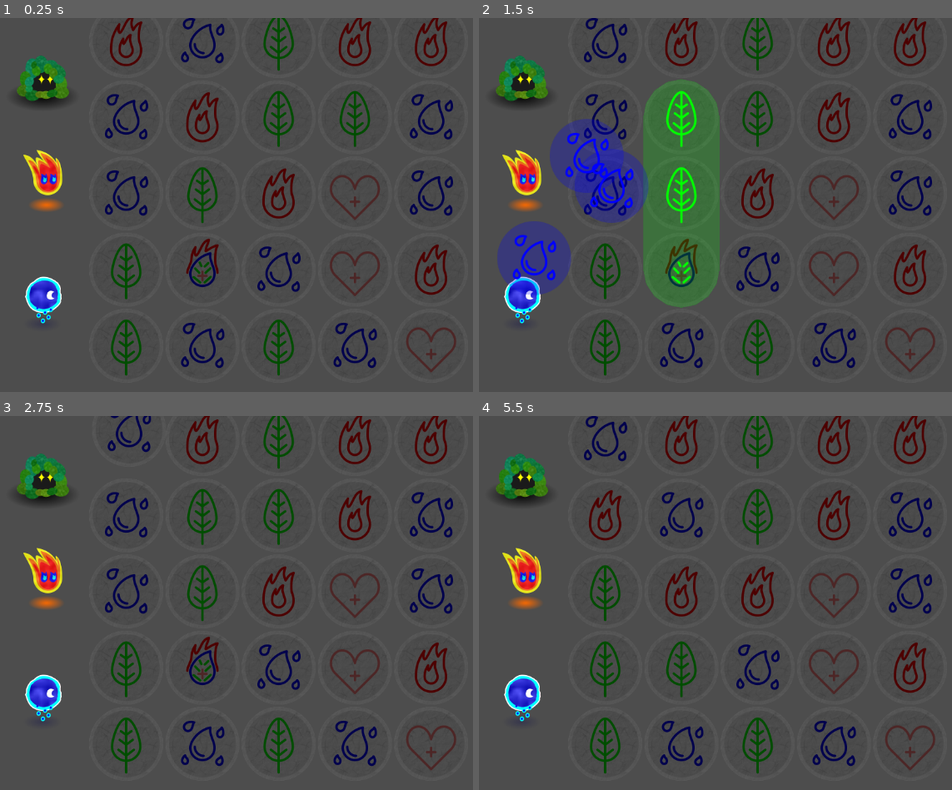
Above: before the commit, frames 1-4 (two rows, left to right).
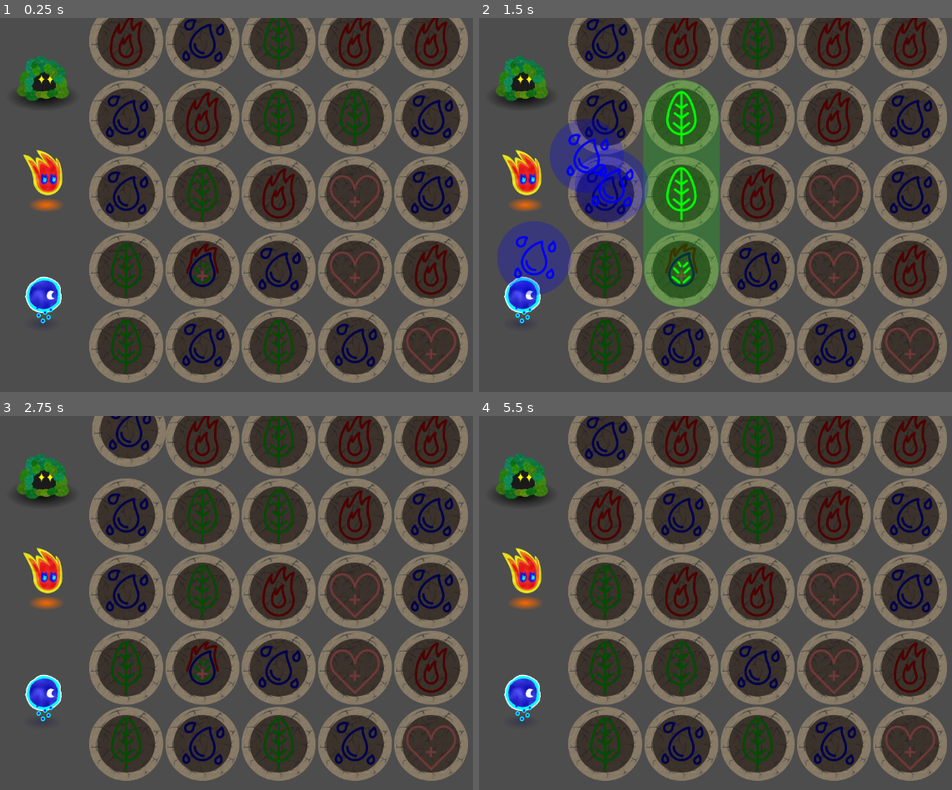
Above: after the commit, the same moments.

Repository: xorblo-doitus/Alygn
Game: Godot game, scene res://room/room.tscn
Same seed, same stepped clock (60 frames per second), same inputs: the game is played once before the commit and once after it.
Inputs (mouse positions are in pixels of both pictures, inside the frame that each line leads up to):
- Up to frame 1 (0.25 s): no input
- Up to frame 2 (1.5 s): tap Enter at 0.5 s; drag from (606, 40) to (833, 122) at 0.52 s; drag from (606, 40) to (734, 279) at 1.27 s
- Up to frame 3 (2.75 s): move the mouse to (203, 438) at 2.02 s; click (203, 438) at 2.17 s
- Up to frame 4 (5.5 s): drag from (758, 438) to (568, 546) at 2.77 s; drag from (833, 438) to (800, 603) at 3.52 s; drag from (909, 438) to (668, 509) at 4.27 s; move the mouse to (606, 516) at 5.02 s; click (606, 516) at 5.17 s

The runs differ from the first frame. In frame 1, 51% of the frame differs, in the area x 18-99%, y 0-98%; in frame 2, 49%; in frame 3, 50%; in frame 4, 50%.

Commit message:
Improved token visual

Diff:
--- a/room/board/grid/token/token_sprite/token_element.gd
+++ b/room/board/grid/token/token_sprite/token_element.gd
@@ -2,7 +2,10 @@
 extends TextureRect
 
 
-const disabled_darknest: float = 0.7
+const DISABLED_DARKNEST: float = 0.7
+static var SPECIAL_DISABLED_COLOR = {
+	Element.Type.HEAL: Element.get_color(Element.Type.HEAL).darkened(DISABLED_DARKNEST * 0.8)
+}
 
 
 func setup(type: Element.Type, active_types: Element.Type, p_texture: Texture2D) -> TokenElement:
@@ -11,6 +14,9 @@
 	if active_types & type:
 		modulate = Element.get_color(type)
 	else:
-		modulate = Element.get_color(type).darkened(disabled_darknest)
+		if type in SPECIAL_DISABLED_COLOR:
+			modulate = SPECIAL_DISABLED_COLOR[type]
+		else:
+			modulate = Element.get_color(type).darkened(DISABLED_DARKNEST)
 
 	return self
Not shown, changed: .raw_assets/image/sprite/token.svg
Binary file changed: room/board/grid/token/token_sprite/sprites/background.png
Binary file changed: room/board/grid/token/token_sprite/sprites/combining_fire.png
Binary file changed: room/board/grid/token/token_sprite/sprites/plant.png
Binary file changed: room/board/grid/token/token_sprite/sprites/water.png
